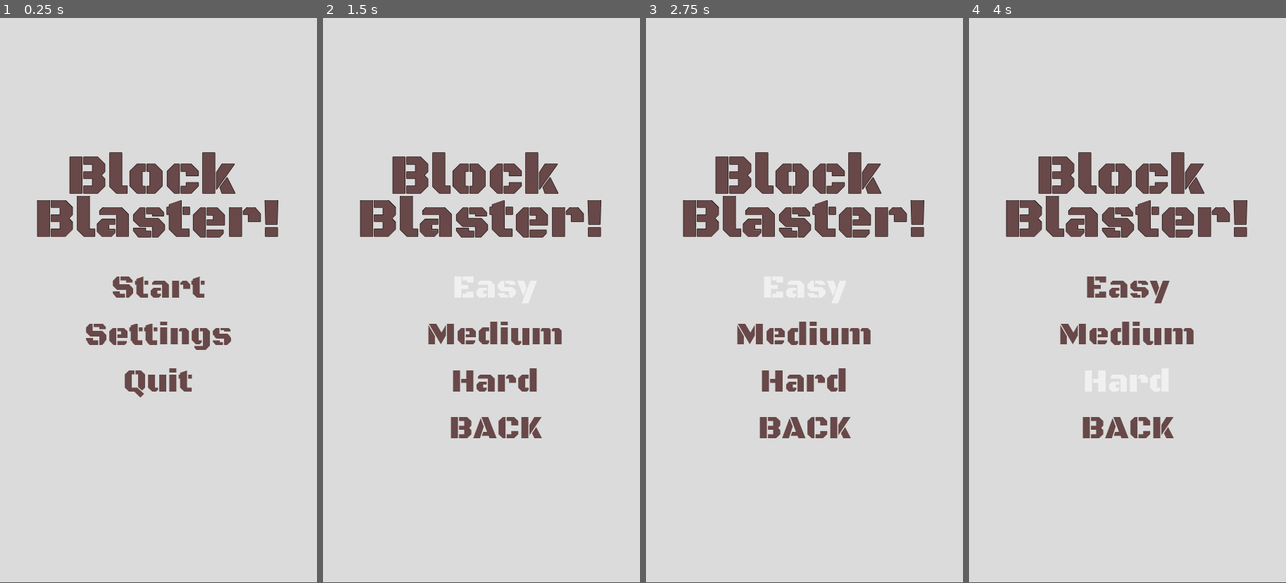
Above: before the commit, frames 1-4 (left to right).
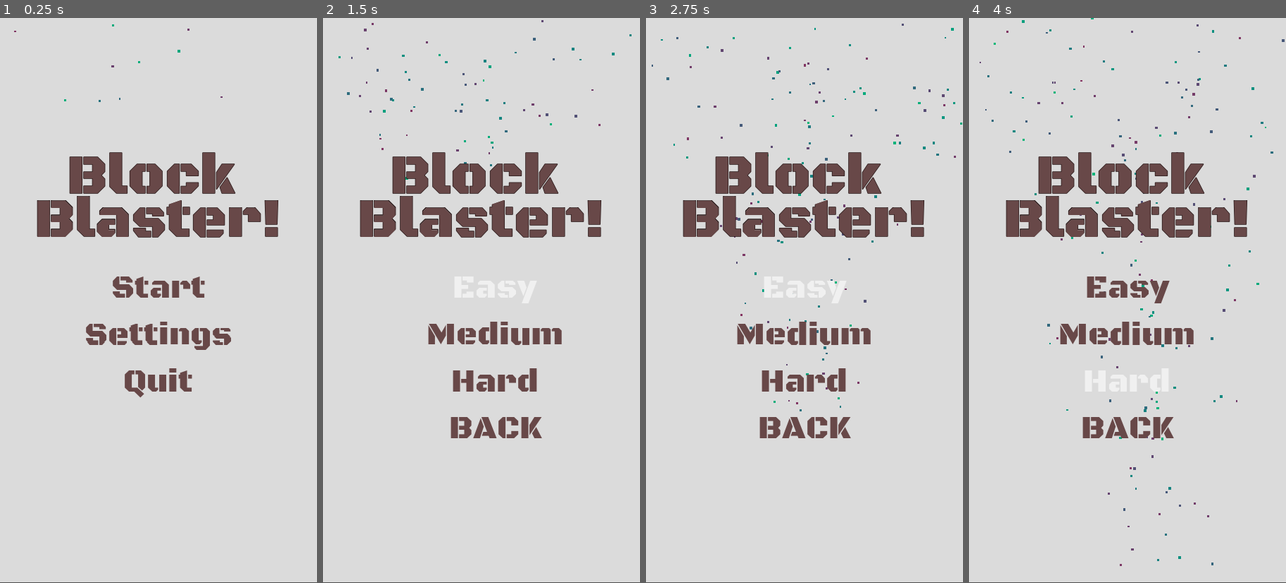
Above: after the commit, the same moments.

Repository: pieguyatx/learn-godot-mobile1
Game: Godot game, scene res://Scenes/Game.tscn
Same seed, same stepped clock (60 frames per second), same inputs: the game is played once before the commit and once after it.
Inputs:
- Up to frame 1 (0.25 s): no input
- Up to frame 2 (1.5 s): click "Start" at 0.5 s; click "Easy" at 1.25 s
- Up to frame 3 (2.75 s): click "Easy" at 2 s
- Up to frame 4 (4 s): click "Medium" at 2.75 s; click "Hard" at 3.5 s

The runs differ from the first frame. In frame 1, less than 0.1% of the frame differs, in the area x 4-71%, y 1-15%; in frame 2, 0.2%; in frame 3, 0.4%; in frame 4, 0.4%, in the area x 3-100%, y 0-97%.

Commit message:
Add particles for testing

Diff:
--- a/Scenes/Game.tscn
+++ b/Scenes/Game.tscn
@@ -7,7 +7,23 @@
 [ext_resource path="res://Scripts/Start.gd" type="Script" id=5]
 [ext_resource path="res://Scripts/MenuButtons.gd" type="Script" id=6]
 
-[sub_resource type="DynamicFont" id=1]
+[sub_resource type="ParticlesMaterial" id=1]
+lifetime_randomness = 0.29
+emission_shape = 2
+emission_box_extents = Vector3( 300, 100, 1 )
+flag_disable_z = true
+gravity = Vector3( 10, 200, 0 )
+orbit_velocity = 0.0
+orbit_velocity_random = 0.0
+radial_accel = -70.86
+radial_accel_random = 0.53
+scale = 5.0
+scale_random = 0.51
+color = Color( 0.192157, 0.419608, 0.494118, 1 )
+hue_variation = 0.1
+hue_variation_random = 1.0
+
+[sub_resource type="DynamicFont" id=2]
 size = 100
 outline_size = 1
 outline_color = Color( 0.160784, 0.0941176, 0.0941176, 1 )
@@ -28,13 +44,20 @@
 "_edit_use_anchors_": false
 }
 
+[node name="Particles2D" type="Particles2D" parent="Background"]
+position = Vector2( 294.465, 59.9591 )
+amount = 500
+lifetime = 10.0
+visibility_rect = Rect2( -100, -100, 200, 200.048 )
+process_material = SubResource( 1 )
+
 [node name="UI" type="Node2D" parent="."]
 
 [node name="Title (label)" type="Label" parent="UI"]
 margin_top = 200.0
 margin_right = 576.0
 margin_bottom = 455.0
-custom_fonts/font = SubResource( 1 )
+custom_fonts/font = SubResource( 2 )
 custom_colors/font_color = Color( 0.407843, 0.282353, 0.282353, 1 )
 text = "Block
 Blaster!"
@@ -61,7 +84,7 @@
 }
 
 [node name="Start" type="Button" parent="UI/MenuButtons/Start/StartMenu"]
-margin_right = 575.0
+margin_right = 576.0
 margin_bottom = 82.0
 focus_mode = 0
 custom_fonts/font = ExtResource( 2 )
@@ -75,7 +98,7 @@
 
 [node name="Settings" type="Button" parent="UI/MenuButtons/Start/StartMenu"]
 margin_top = 86.0
-margin_right = 575.0
+margin_right = 576.0
 margin_bottom = 168.0
 focus_mode = 0
 custom_fonts/font = ExtResource( 2 )
@@ -89,7 +112,7 @@
 
 [node name="Quit" type="Button" parent="UI/MenuButtons/Start/StartMenu"]
 margin_top = 172.0
-margin_right = 575.0
+margin_right = 576.0
 margin_bottom = 254.0
 focus_mode = 0
 custom_fonts/font = ExtResource( 2 )
@@ -116,7 +139,7 @@
 }
 
 [node name="Easy" type="Button" parent="UI/MenuButtons/Difficulty/DifficultyMenu"]
-margin_right = 575.0
+margin_right = 576.0
 margin_bottom = 82.0
 focus_mode = 0
 custom_fonts/font = ExtResource( 2 )
@@ -130,7 +153,7 @@
 
 [node name="Medium" type="Button" parent="UI/MenuButtons/Difficulty/DifficultyMenu"]
 margin_top = 86.0
-margin_right = 575.0
+margin_right = 576.0
 margin_bottom = 168.0
 focus_mode = 0
 custom_fonts/font = ExtResource( 2 )
@@ -144,7 +167,7 @@
 
 [node name="Hard" type="Button" parent="UI/MenuButtons/Difficulty/DifficultyMenu"]
 margin_top = 172.0
-margin_right = 575.0
+margin_right = 576.0
 margin_bottom = 254.0
 focus_mode = 0
 custom_fonts/font = ExtResource( 2 )
@@ -158,7 +181,7 @@
 
 [node name="BACK" type="Button" parent="UI/MenuButtons/Difficulty/DifficultyMenu"]
 margin_top = 258.0
-margin_right = 575.0
+margin_right = 576.0
 margin_bottom = 340.0
 focus_mode = 0
 custom_fonts/font = ExtResource( 2 )
@@ -173,10 +196,13 @@
 [node name="Score" type="Node2D" parent="."]
 
 [node name="Buttons" type="Node2D" parent="."]
+position = Vector2( 0, 0.922447 )
 
 [node name="Emitters" type="Node2D" parent="."]
+position = Vector2( -6.10352e-05, 0.922447 )
 
 [node name="Global" type="Node2D" parent="."]
+position = Vector2( 0.922485, 0 )
 script = ExtResource( 4 )
 
 [connection signal="pressed" from="UI/MenuButtons/Start/StartMenu/Start" to="UI/MenuButtons" method="_on_Start_pressed"]
Not shown: 1 places in Scenes/Game.tscn that only renumber resources
Not shown, changed: .DS_Store
